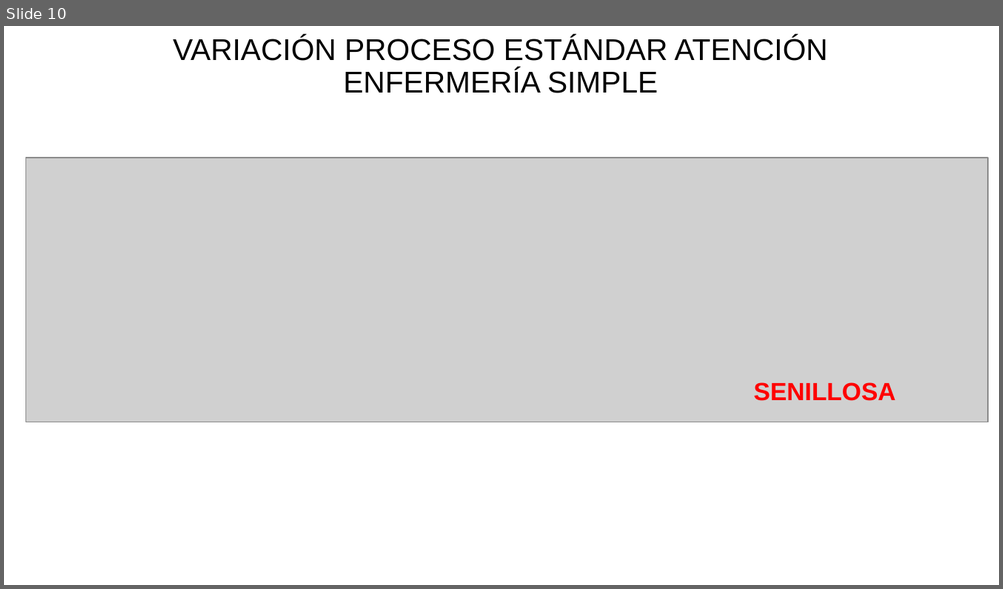
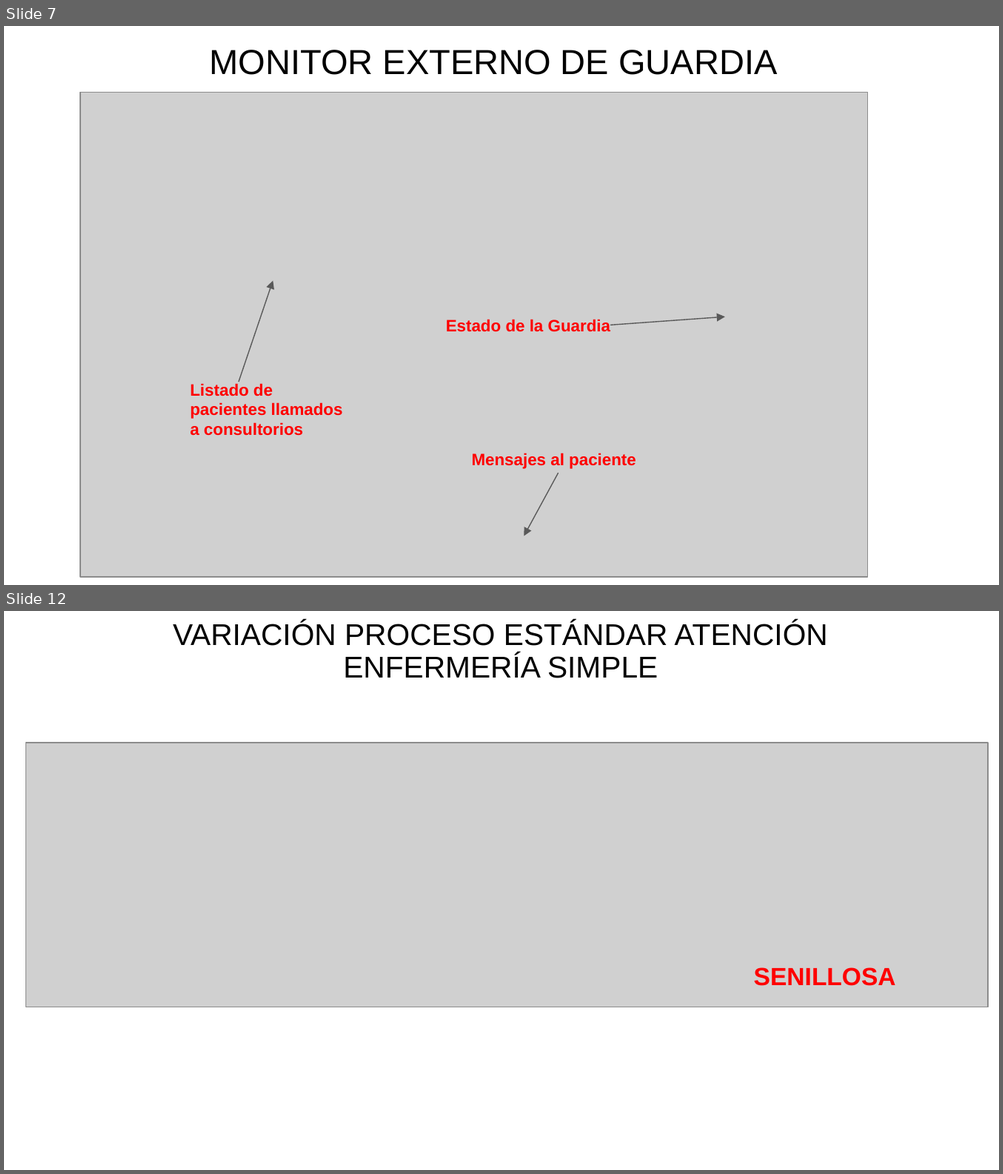
Before and after one commit to sisprovguardia-gustavo/docs, a slide deck: docs/notas_sistema.pptx. Shown one above the other, each under a label of ours: slide 10 before the commit, slides 7 and 12 after it; the slides between them are not shown. The pictures are 1003x589 and 1003x1174 pixels, drawn with LibreOffice and Linux fonts; fonts in the diff are those of the drawing; grey boxes stand for pictures. Boxes give left, top, right and bottom in pixels: in the first picture for what was removed or moved away, otherwise in the second. Text is boxed around its words. In the diff, an @@ line names an element or a change of style, - is before the commit and + after.

```diff
--- a/docs/notas_sistema.pptx
+++ b/docs/notas_sistema.pptx
@@ slide 7 added at (x1=4, y1=26, x2=999, y2=585), background #FFFFFF @@
@@ title added at (x1=210, y1=50, x2=777, y2=75), 25.2 pt, text #000000 @@
+MONITOR EXTERNO DE GUARDIA
@@ picture added at (x1=80, y1=93, x2=868, y2=578) @@
@@ arrow added from (239, 382) to (273, 281), #595959 0.75 pt @@
@@ text added at (x1=446, y1=319, x2=610, y2=332), 12 pt, text #FF0000, bold @@
+Estado de la Guardia
@@ arrow added from (611, 326) to (725, 318), #595959 0.75 pt @@
@@ text added at (x1=190, y1=383, x2=343, y2=436), 12 pt, text #FF0000, bold @@
+Listado de pacientes llamados a consultorios
@@ text added at (x1=472, y1=453, x2=636, y2=469), 12 pt, text #FF0000, bold @@
+Mensajes al paciente
@@ arrow added from (558, 474) to (524, 536), #595959 0.75 pt @@
@@ what was slide 10 is now slide 12 @@
```
Also in this commit, not shown: 8 slides changed, 7 other slides added, 1 slide removed, 16 other files.
